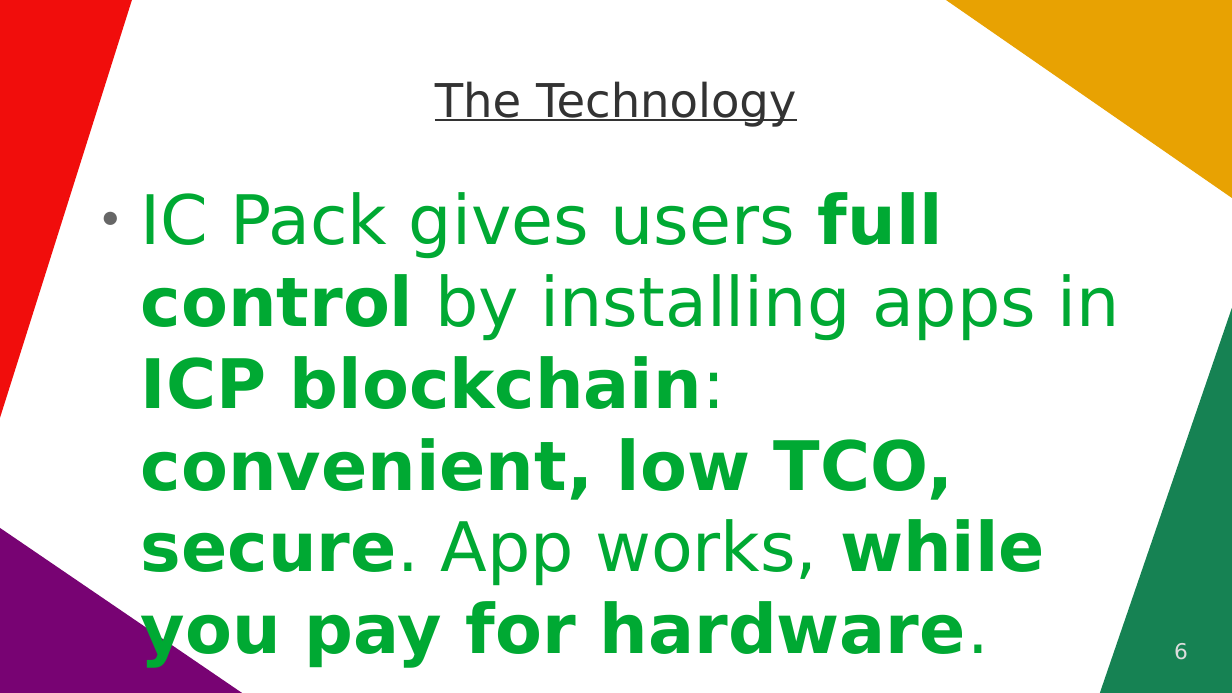
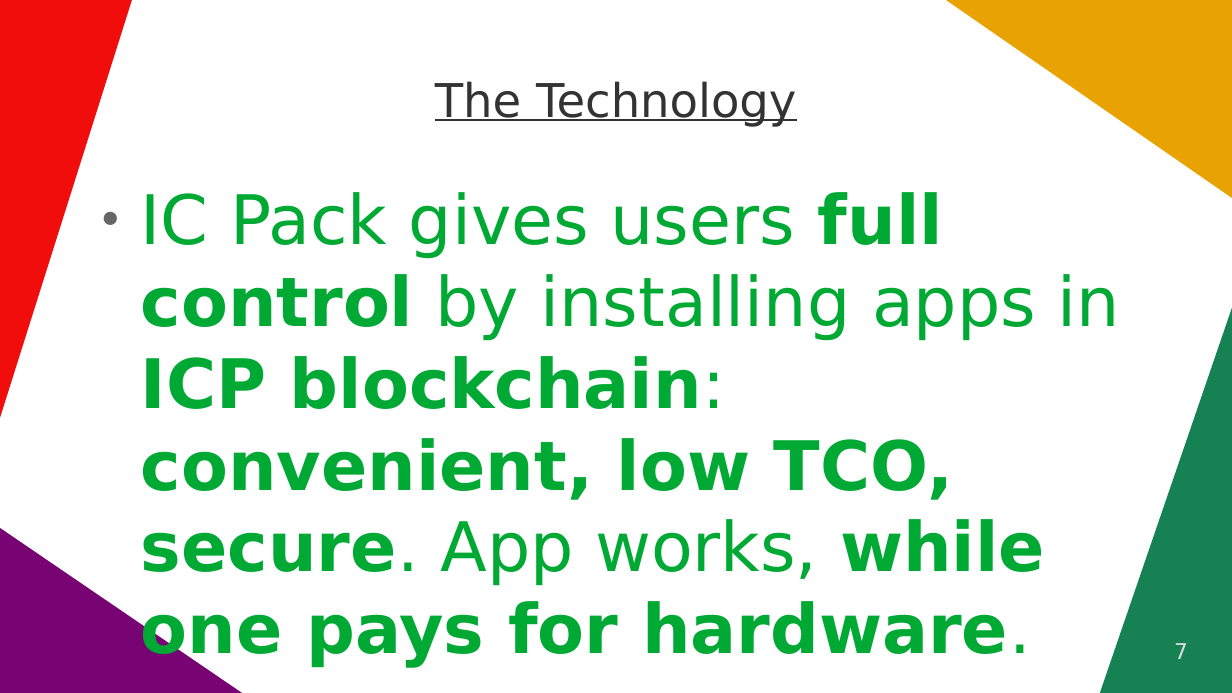
Before and after one commit to vporton/icp-package-manager, a slide deck: slide 7 of docs/long-pitchdeck.odp (slide 6 before the commit). Drawn at 1232x693 pixels with LibreOffice and Linux fonts; fonts in the diff are those of the drawing. Boxes give left, top, right and bottom in pixels: in the first picture for what was removed or moved away, otherwise in the second. Text is boxed around its words. In the diff, an @@ line names an element or a change of style, - is before the commit and + after.

```diff
--- a/docs/long-pitchdeck.odp
+++ b/docs/long-pitchdeck.odp
@@ text at <box>141,192,1120,667</box>: text changed @@
-● IC Pack gives users full control by installing apps in ICP blockchain: convenient, low TCO, secure. App works, while you pay for hardware.
+● IC Pack gives users full control by installing apps in ICP blockchain: convenient, low TCO, secure. App works, while one pays for hardware.
@@ page number at <box>1174,643,1188,659</box>: text changed @@
-6
+7
```
Also in this commit, not shown: 6 other slides changed, 5 slides added, 10 slides removed.
